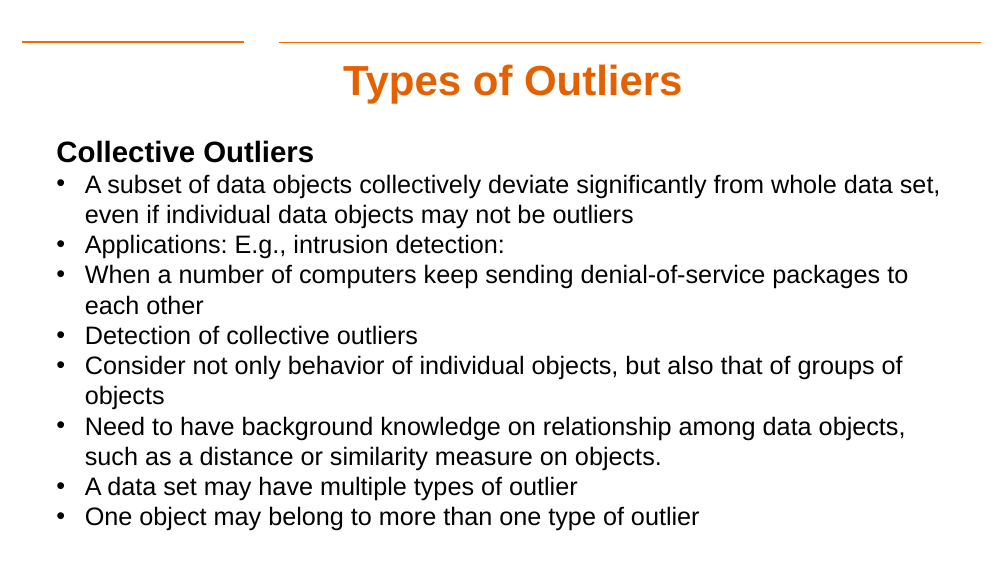
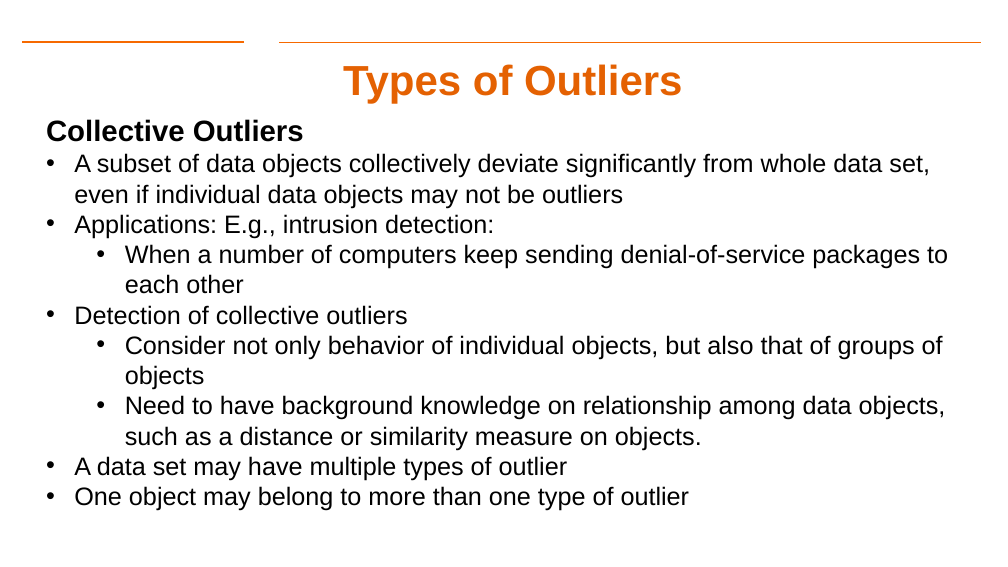
Before and after one commit to Dre1896/RIT-DSCI-633-FDS, a slide deck: slide 23 of Syllabus/Lecture14/Lec14.pptx (slide 22 before the commit). Drawn at 1008x567 pixels with LibreOffice and Linux fonts; fonts in the diff are those of the drawing; background and template pictures are left out. Boxes give left, top, right and bottom in pixels: in the first picture for what was removed or moved away, otherwise in the second. Text is boxed around its words. In the diff, an @@ line names an element or a change of style, - is before the commit and + after.

```diff
--- a/Syllabus/Lecture14/Lec14.pptx
+++ b/Syllabus/Lecture14/Lec14.pptx
@@ text "Collective Outliers": place and size @@
-text "Collective Outliers" at [56, 140, 941, 531]
+text "Collective Outliers" at [46, 119, 948, 511]
@@ text at [125, 244, 948, 450]: list level 1 to 2 in "When a number of computers ..."; list level 1 to 2 in "Consider not only behavior of ..."; list level 1 to 2 in "Need to have background knowledge ..." @@
```
Also in this commit, not shown: 12 other slides changed, 1 slide added.
